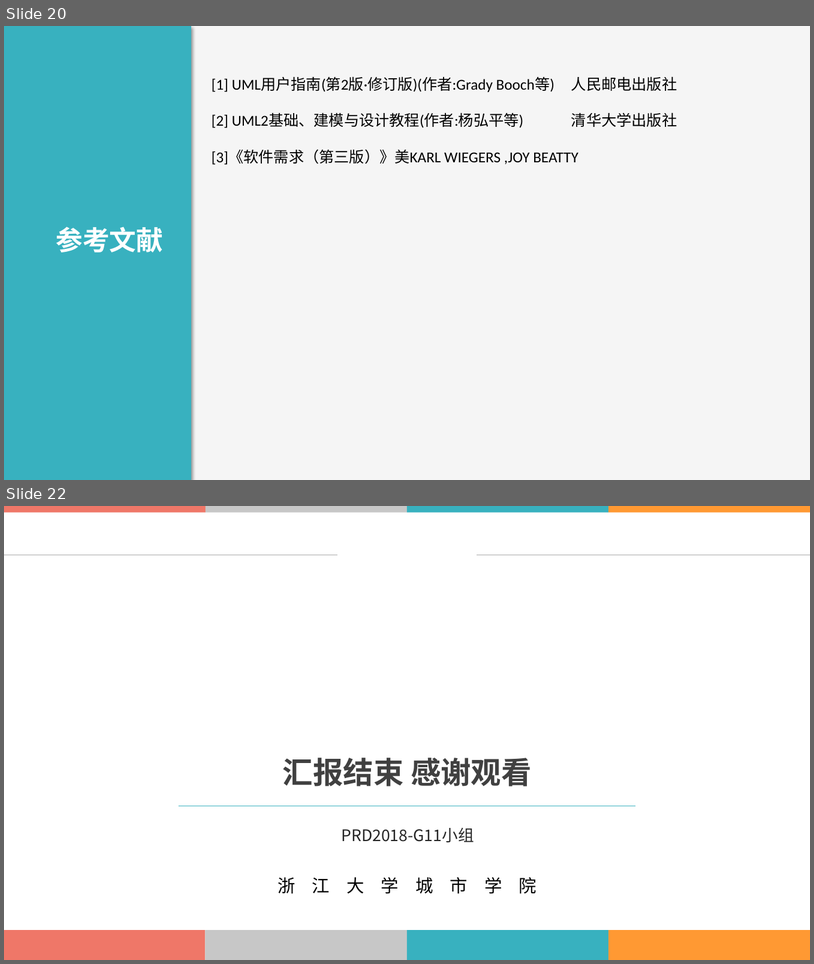
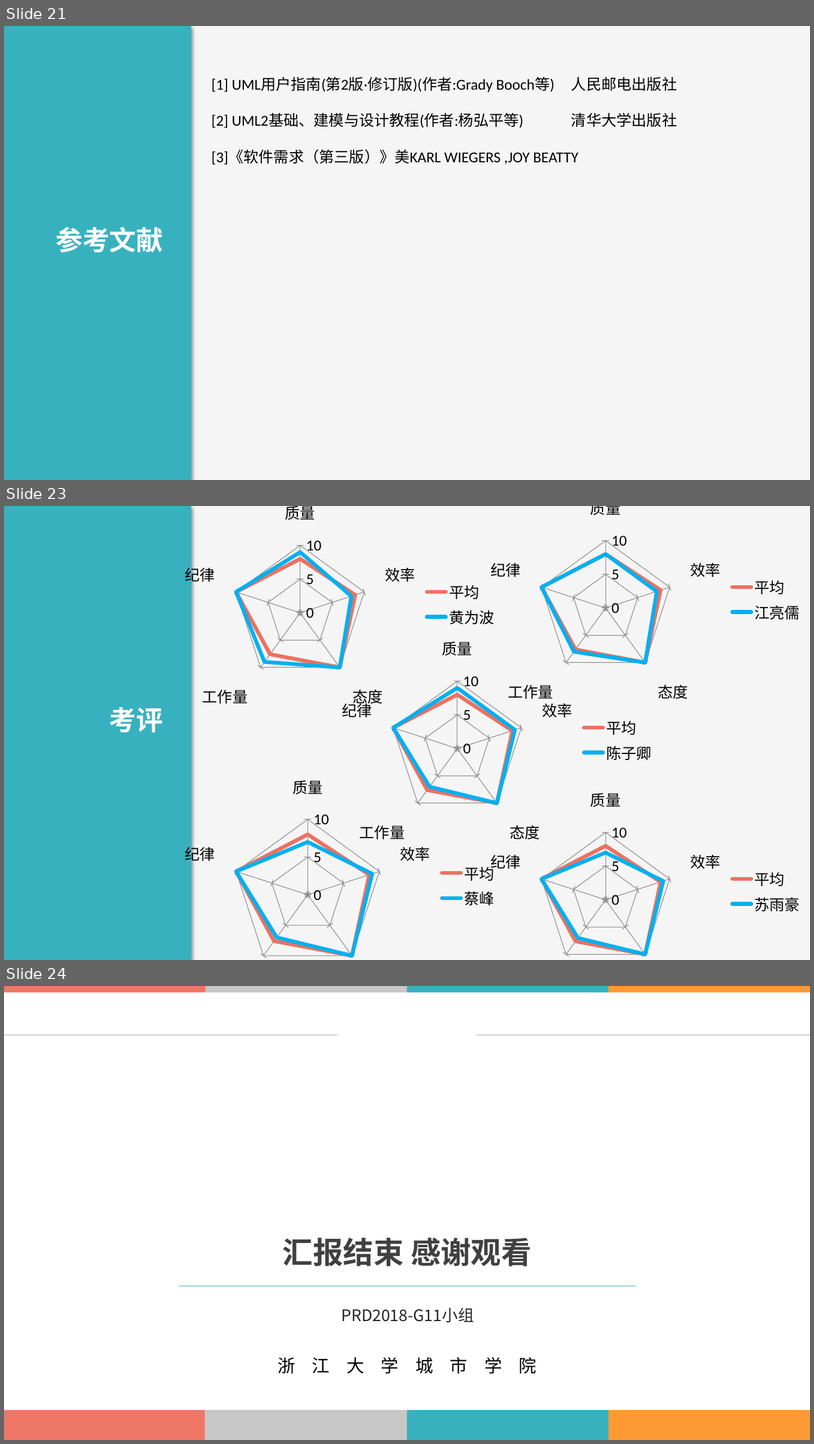
Before and after one commit to boboHh/AssistantTeaching, a slide deck: 受控文档/00-PPT/PRD2018-G11-UML基础4综合应用和问题解答.pptx. Shown one above the other, each under a label of ours: slides 20 and 22 before the commit, slides 21, 23 and 24 after it; the slides between them are not shown. The pictures are 814x964 and 814x1444 pixels, drawn with LibreOffice and Linux fonts; fonts in the diff are those of the drawing; background and template pictures are left out. Boxes give left, top, right and bottom in pixels: in the first picture for what was removed or moved away, otherwise in the second. Text is boxed around its words. In the diff, an @@ line names an element or a change of style, - is before the commit and + after.

```diff
--- a/受控文档/00-PPT/PRD2018-G11-UML基础4综合应用和问题解答.pptx
+++ b/受控文档/00-PPT/PRD2018-G11-UML基础4综合应用和问题解答.pptx
@@ slide 23 added at [4,506,810,960], background #F5F5F5 @@
@@ rectangle added at [4,506,191,960], fill #38B1BF @@
@@ radar chart added at [179,506,505,776] @@
+categories: 质量, 效率, 态度, 工作量, 纪律
+平均: 8, 8.6, 10, 7.6, 10
+黄为波: 9, 8, 10, 9, 10
@@ radar chart added at [485,506,810,771] @@
+categories: 质量, 效率, 态度, 工作量, 纪律
+平均: 8, 8.6, 10, 7.6, 10
+江亮儒: 8, 8, 10, 8, 10
@@ radar chart added at [336,568,662,912] @@
+categories: 质量, 效率, 态度, 工作量, 纪律
+平均: 8, 8.6, 10, 7.6, 10
+陈子卿: 9, 9, 10, 7, 10
@@ text added at [110,707,164,732], 32 pt, text #FFFFFF, bold @@
+考评
@@ radar chart added at [179,714,505,960] @@
+categories: 质量, 效率, 态度, 工作量, 纪律
+平均: 8, 8.6, 10, 7.6, 10
+蔡峰: 7, 9, 10, 7, 10
@@ radar chart added at [485,720,810,960] @@
+categories: 质量, 效率, 态度, 工作量, 纪律
+平均: 8, 8.6, 10, 7.6, 10
+苏雨豪: 7, 9, 10, 7, 10
@@ what was slide 20 is now slide 21 @@
@@ what was slide 22 is now slide 24 @@
```
Also in this commit, not shown: 1 slide changed, 1 other slide added.
